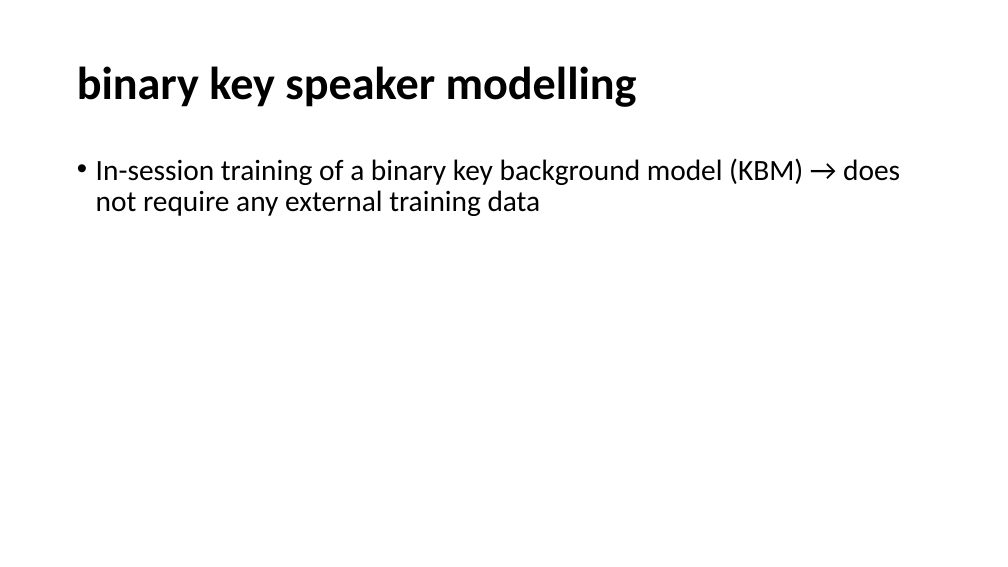
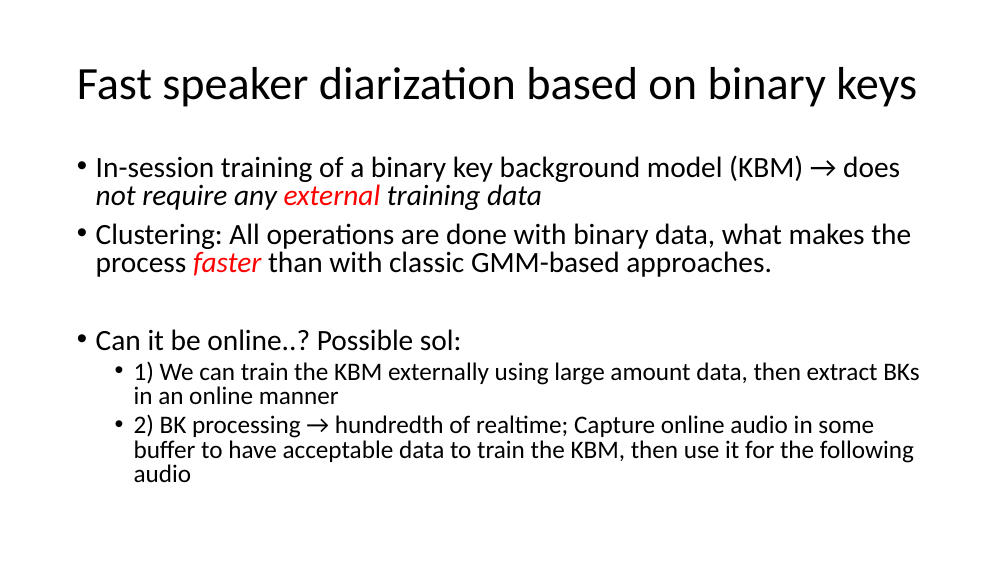
Before and after one commit to henryph/vba_project, a slide deck: slide 11 of speaker diarization.pptx (slide 7 before the commit). Drawn at 1008x567 pixels with LibreOffice and Linux fonts; fonts in the diff are those of the drawing. Boxes give left, top, right and bottom in pixels: in the first picture for what was removed or moved away, otherwise in the second. Text is boxed around its words. In the diff, an @@ line names an element or a change of style, - is before the commit and + after.

```diff
--- a/speaker diarization.pptx
+++ b/speaker diarization.pptx
@@ title at <box>77,67,917,107</box>: text changed; bold off @@
-binary key speaker modelling
+Fast speaker diarization based on binary keys
@@ text at <box>96,155,900,210</box>: text colour #000000 to #FF0000 in "external"; italic on in "not require any external training data"; line spacing 0.9 to 0.8 @@
@@ text at <box>96,223,919,482</box>: paragraphs added @@
+• Clustering: All operations are done with binary data, what makes the process faster than with classic GMM-based approaches.
+• Can it be online..? Possible sol:
+  • 1) We can train the KBM externally using large amount data, then extract BKs in an online manner
+  • 2) BK processing → hundredth of realtime; Capture online audio in some buffer to have acceptable data to train the KBM, then use it for the following audio
```
Also in this commit, not shown: 3 other slides changed, 8 slides added, 3 other files.
